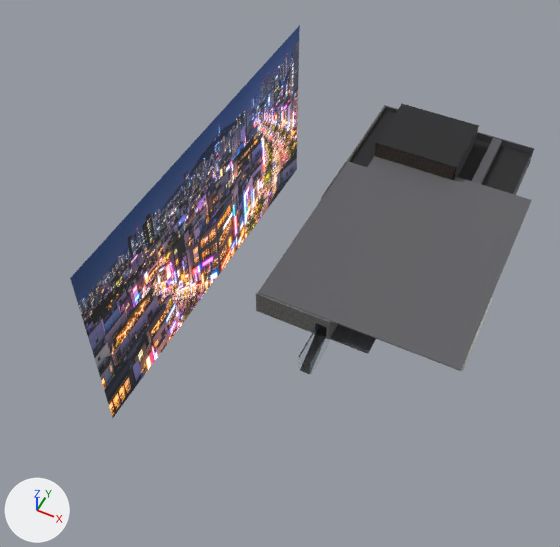
Two versions of the Blender file app/blender/cinema.blend, one commit apart.
Before and after are seen from a camera (50 mm lens) standing at (45.0, -144.9, 113.8) and looking at (-0.4, -54.1, 0.3). Lighting does not change. The marker at lower left points along +X, +Y and +Z. The older version comes first.

In view in the first picture: 'BG_city', 'STATIC_ceiling_dark_c0f0', 'STATIC_ceiling_gray_c0f0', 'STATIC_floor_dark_c0f1', 'STATIC_steel_dark_c0f0', 'STATIC_wall_charcoal_c1f0', 'STATIC_wall_stone_c1f0', 'STATIC_wall_theater_c1f0' and 5 more.
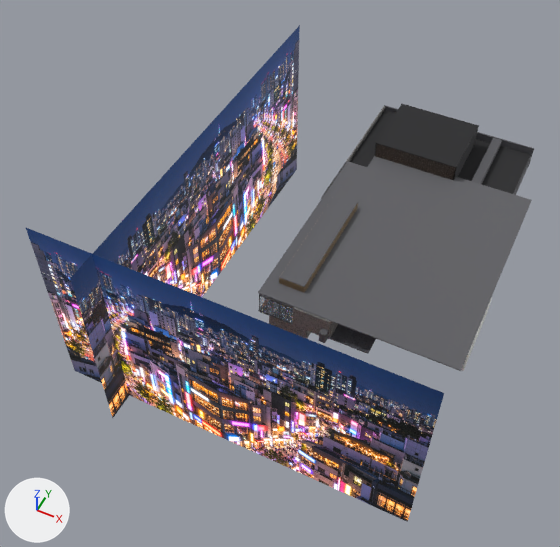
Pixel boxes [x1, y1, x2, y2] of what changed, in the pictures (560 x 547 px; the box of a moved part takes in the faces that stretch with it):
'BG_city_s', added
    after: [26, 228, 444, 522]
'STATIC_wall_stone_c1f0', reshaped
    before: [256, 106, 385, 339]
    after: [292, 106, 385, 339]
'STATIC_bronze_c0f0', added
    after: [279, 203, 358, 293]
'STATIC_steel_dark_c0f0', reshaped (mostly hidden afterwards)
    before: [300, 336, 323, 374]
    after: [259, 294, 293, 319]
'STATIC_wall_stone_c0f0', added
    after: [269, 316, 311, 339]
'STATIC_wall_charcoal_c0f0', added
    after: [319, 329, 328, 343]
part 1 of me_w_west_n, moved or reshaped
    before: [256, 293, 316, 333]
    after: [292, 307, 323, 335]
part 2 of me_w_west_n, moved or reshaped
    before: [315, 316, 328, 327]
    after: [322, 319, 329, 330]
part 3 of me_w_mullion_0, added
    after: [259, 294, 293, 309]
part 4 of me_w_mullion_0, deleted
    before: [300, 336, 323, 374]

Diff of the bpy script that builds the scene:
```diff
--- a/app/blender/cinema.blend.py
+++ b/app/blender/cinema.blend.py
@@ mat_bronze @@
+mat_bronze = principled_material('bronze')
+mat_bronze.base_color = (0.42, 0.3, 0.17)  # beige #ad9573
+mat_bronze.metallic = 0.85
+mat_bronze.roughness = 0.35
@@ me_w_west_n @@
 me_w_west_n.from_pydata(...)  # 216 vertices, 162 faces; spans x -0.3..38.6, y -64.3..-0.4, z 0.0..5.0
 # used by ob_static_wall_stone_c1f0; location = (0.0, 0.0, 0.0)
+# me_w_west_n part 1: the loose piece of 8 vertices spanning x -0.3..11.8, y -64.3..-64.0, z 0.0..5.0 is scaled about its middle by (0.497, 1, 1), then moved by (4.5, 0.0, 0.0)
+# me_w_west_n part 2: the loose piece of 8 vertices spanning x 11.8..14.1, y -64.3..-64.0, z 3.2..5.0 is scaled about its middle by (0.409, 1, 1.5), then moved by (0.8, 0.0, -0.5)
 me_w_west_n.materials.append(mat_wall_stone)
@@ me_w_mullion_0 @@
 # used by ob_static_steel_dark_c0f0; location = (0.0, 0.0, 0.0)
-me_w_mullion_0.from_pydata(...)  # 400 vertices, 300 faces; spans x 0.3..33.4, y -70.7..-0.3, z -3.4..5.0
+me_w_mullion_0.from_pydata(...)  # 664 vertices, 498 faces; spans x 0.3..33.4, y -64.2..-0.2, z -7.3..5.0
+# me_w_mullion_0 part 3: a new loose piece, a box spanning x 0.38..7.28, y -64.22..-64.03, z 4.7..5.0, in mat_steel_dark (grey #6c6c6f)
+# me_w_mullion_0 part 4: 18 loose pieces with 144 vertices, spanning x 11.9..20.0, y -70.7..-48.7, z -3.4..2.4, are deleted
+# other edits to the shape of me_w_mullion_0 do not show in these pictures
 me_w_mullion_0.materials.append(mat_steel_dark)
@@ me_sw_soffit_1 @@
+me_sw_soffit_1.from_pydata(...)  # 40 vertices, 30 faces; spans x 13.1..24.4, y -65.4..-26.6, z 0.0..5.0
+me_sw_soffit_1.materials.append(mat_wall_charcoal)  # dark grey #555559
@@ me_ev_cladding @@
+me_ev_cladding.from_pydata(...)  # 48 vertices, 36 faces; spans x 0.0..9.0, y -61.6..-0.2, z -7.0..3.8
+me_ev_cladding.materials.append(mat_wall_stone)  # picture img_wall_stone_ai_jpg
@@ me_bg_city_s @@
+me_bg_city_s.from_pydata(...)  # 4 vertices, 1 face; spans x -31.0..39.0, y -84.0, z -14.0..26.0
+me_bg_city_s.materials.append(mat_city_night)
@@ me_c_coffer_w @@
+me_c_coffer_w.from_pydata(...)  # 56 vertices, 42 faces; spans x 2.4..7.7, y -60.2..-35.2, z 0.1..6.6
+me_c_coffer_w.materials.append(mat_bronze)  # beige #ad9573
@@ ob_static_wall_charcoal_c0f0 @@
+ob_static_wall_charcoal_c0f0 = bpy.data.objects.new('STATIC_wall_charcoal_c0f0', me_sw_soffit_1)
+ob_static_wall_charcoal_c0f0.location = (0.0, 0.0, 0.0)
@@ ob_static_wall_stone_c0f0 @@
+ob_static_wall_stone_c0f0 = bpy.data.objects.new('STATIC_wall_stone_c0f0', me_ev_cladding)
+ob_static_wall_stone_c0f0.location = (0.0, 0.0, 0.0)
@@ ob_bg_city_s @@
+ob_bg_city_s = bpy.data.objects.new('BG_city_s', me_bg_city_s)
+ob_bg_city_s.location = (0.0, 0.0, 0.0)
@@ ob_static_bronze_c0f0 @@
+ob_static_bronze_c0f0 = bpy.data.objects.new('STATIC_bronze_c0f0', me_c_coffer_w)
+ob_static_bronze_c0f0.location = (0.0, 0.0, 0.0)
```
